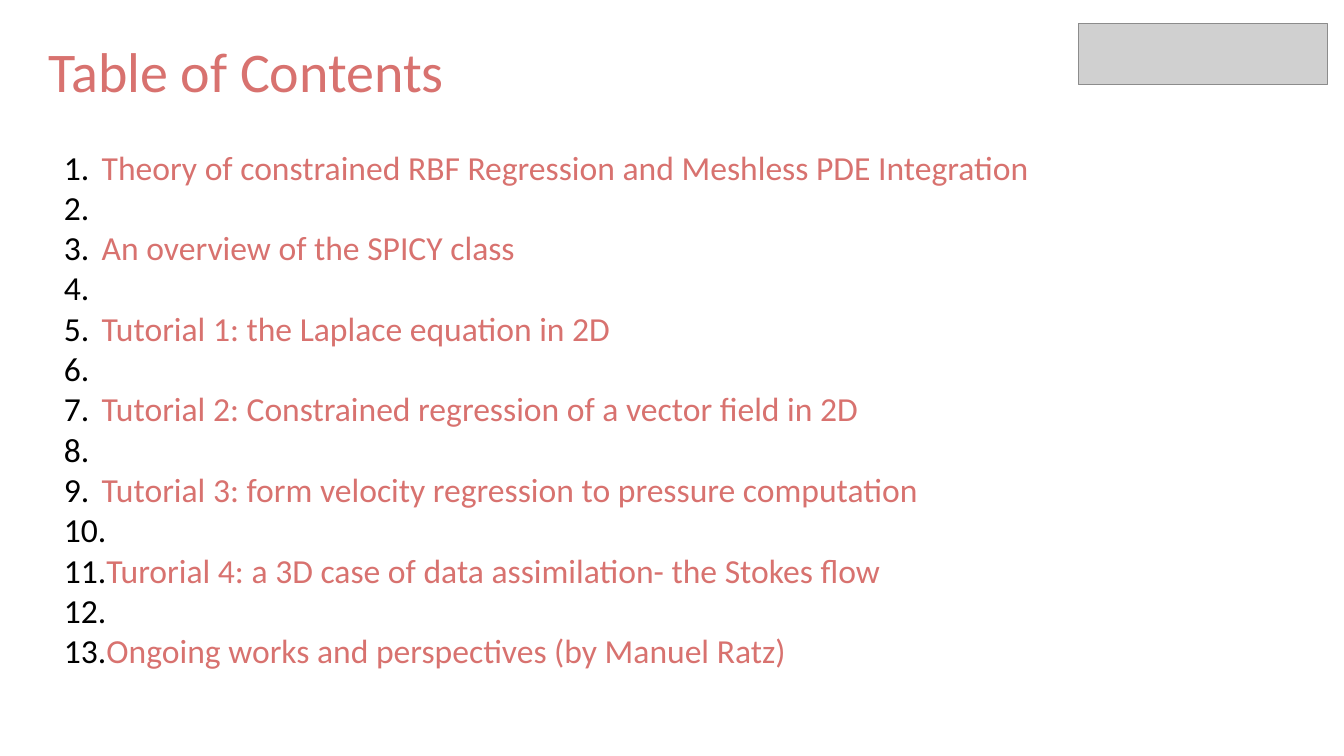
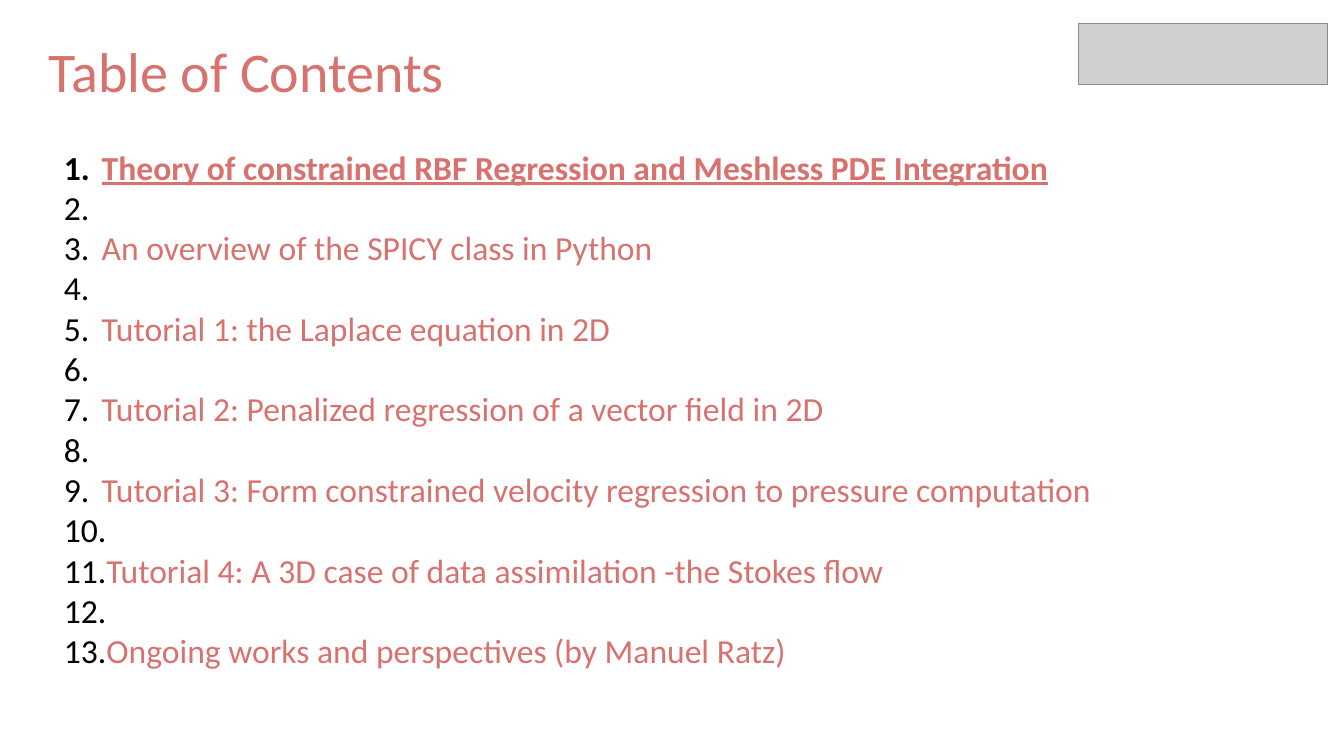
Before and after one commit to mendezVKI/SPICY_VKI, a slide deck: slide 3 of Presentations/Presentation_1_Theory_of_Constrained_RBF_Regression.odp. Drawn at 1344x756 pixels with LibreOffice and Linux fonts; fonts in the diff are those of the drawing; grey boxes stand for pictures. Boxes give left, top, right and bottom in pixels: in the first picture for what was removed or moved away, otherwise in the second. Text is boxed around its words. In the diff, an @@ line names an element or a change of style, - is before the commit and + after.

```diff
--- a/Presentations/Presentation_1_Theory_of_Constrained_RBF_Regression.odp
+++ b/Presentations/Presentation_1_Theory_of_Constrained_RBF_Regression.odp
@@ text at (x1=102, y1=156, x2=1048, y2=186): bold on, underline on in "Theory of constrained RBF Regression and Meshless ..." @@
@@ text at (x1=102, y1=236, x2=652, y2=266): text changed @@
-2. An overview of the SPICY class
+2. An overview of the SPICY class in Python
@@ text at (x1=64, y1=397, x2=1090, y2=584): text changed @@
-4. Tutorial 2: Constrained regression of a vector field in 2D
-5. Tutorial 3: form velocity regression to pressure computation
-6. Turorial 4: a 3D case of data assimilation- the Stokes flow
+4. Tutorial 2: Penalized regression of a vector field in 2D
+5. Tutorial 3: Form constrained velocity regression to pressure computation
+6. Tutorial 4: A 3D case of data assimilation -the Stokes flow
```
Also in this commit, not shown: 7 other files.
